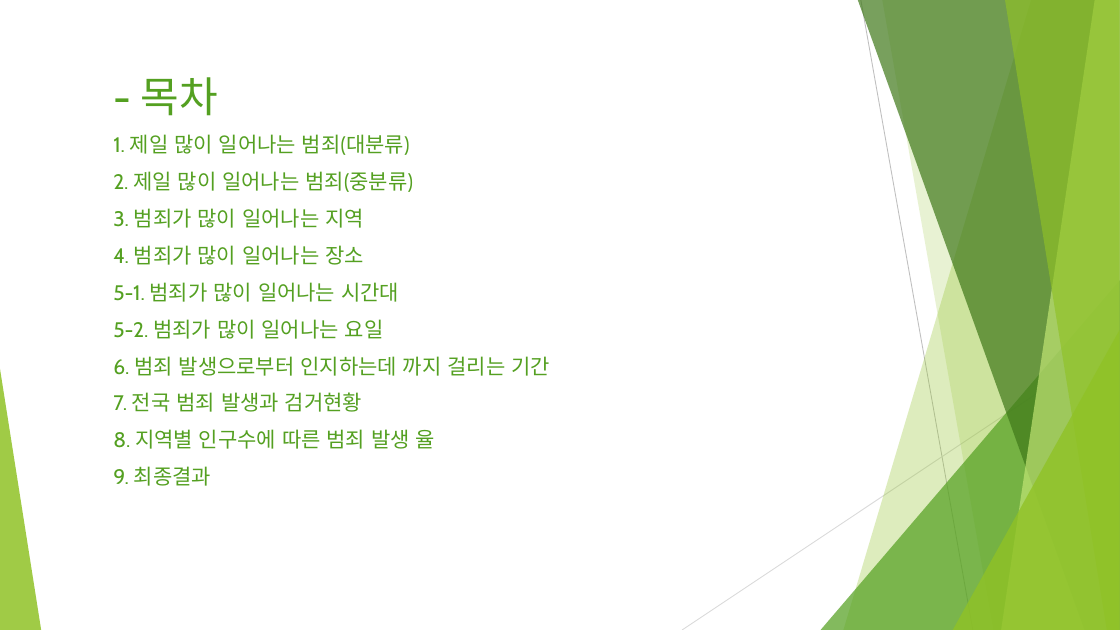
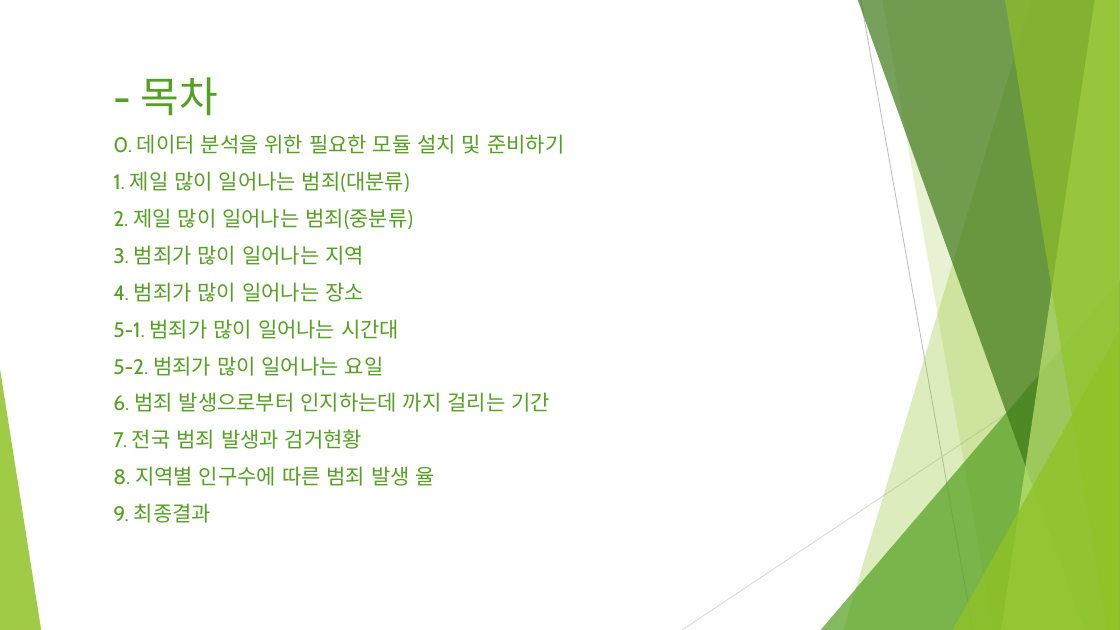
Before and after one commit to HERO19-71604814/Central-Competency-Development-Institute-Python, a slide deck: slide 2 of 2. 데이터 분석 과제/03. 데이터 분석 포트폴리오 작성(범죄 발생에 대한 대처와 해결방안).pptx. Drawn at 1120x630 pixels with LibreOffice and Linux fonts; fonts in the diff are those of the drawing. Boxes give left, top, right and bottom in pixels: in the first picture for what was removed or moved away, otherwise in the second. Text is boxed around its words. In the diff, an @@ line names an element or a change of style, - is before the commit and + after.

```diff
--- a/2. 데이터 분석 과제/03. 데이터 분석 포트폴리오 작성(범죄 발생에 대한 대처와 해결방안).pptx
+++ b/2. 데이터 분석 과제/03. 데이터 분석 포트폴리오 작성(범죄 발생에 대한 대처와 해결방안).pptx
@@ text at <box>113,134,564,154</box>: paragraph added @@
+0. 데이터 분석을 위한 필요한 모듈 설치 및 준비하기
```
Also in this commit, not shown: 9 slides added, 59 other files.
